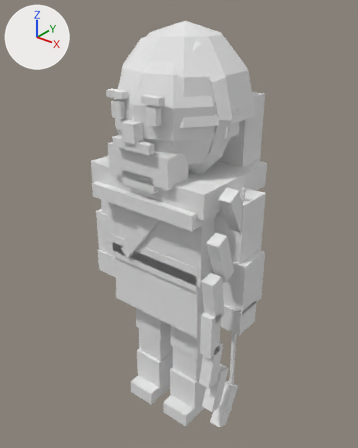
Renders of the Blender file art_source/blender/units/blend/byzantines/archer_a1.blend from each side of a commit.
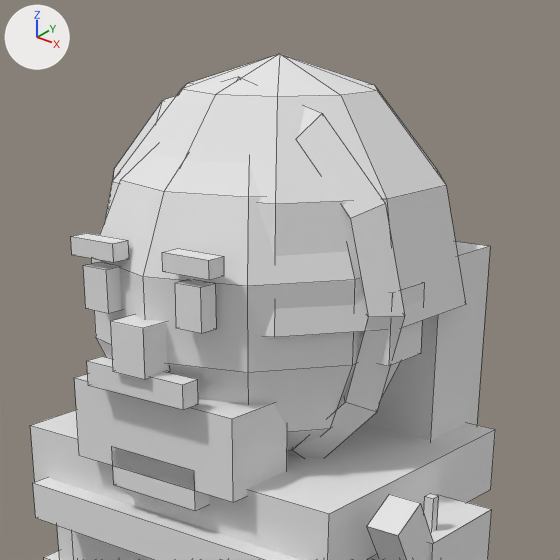
Each version is shown whole from a camera (50 mm lens) standing at (1.225, -1.509, 1.905) and looking at (-0.021, 0.049, 0.939), then close up on the part from 22% to 81% of the width and 0% to 47% of the height. Arrows for +X, +Y and +Z are at upper left; the lights stay in place. The first two pictures are the older version. The close-ups show mesh edges as thin lines.

The first close-up shows 'Body'.
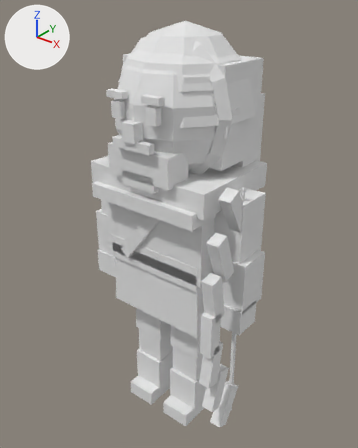
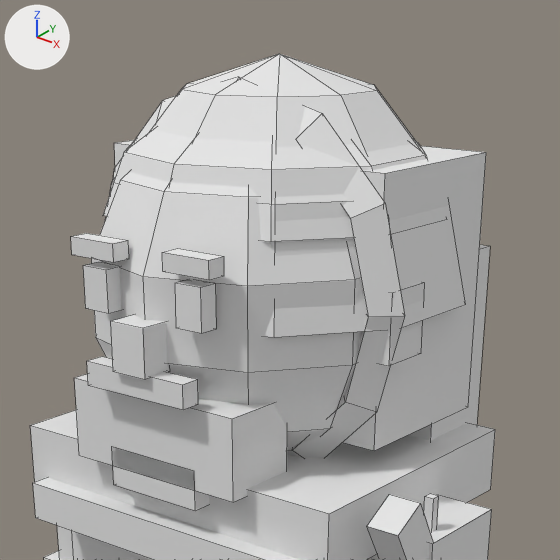
Boxes (x1, y1, x2, y2) around the edits, measured in the close-ups (560 x 560 px):
```json
{"part": 1, "of": "me_body", "change": "added", "after": [114, 140, 486, 451]}
{"part": 2, "of": "me_body", "change": "added", "after": [103, 130, 427, 242]}
```

The change, as JSON lines over the scene's bpy script:
```json
{"block": "me_body", "where": "# used by ob_body; location = (0.0, 0.0, 0.0)"}
{"op": "remove", "block": "me_body", "code": "me_body.from_pydata(...)  # 569 vertices, 477 faces; spans x -0.41..0.41, y -0.27..0.34, z 0.0..1.78"}
{"op": "add", "block": "me_body", "code": "me_body.from_pydata(...)  # 608 vertices, 514 faces; spans x -0.41..0.41, y -0.27..0.34, z 0.0..1.78"}
{"block": "me_body", "change": "me_body part 1: a new loose piece, a box spanning x -0.25..0.25, y -0.03..0.23, z 1.27..1.65, in mat_pe_unitpalette (its picture is missing)"}
{"block": "me_body", "change": "me_body part 2: the loose piece of 31 vertices spanning x -0.28..0.28, y -0.22..0.34, z 1.45..1.78 is copied, and the copy is scaled about its middle by (0.897, 0.893, 0.515), then moved by (0.0, -0.01, 0.04); it spans x -0.25..0.25, y -0.2..0.3, z 1.57..1.74"}
```
